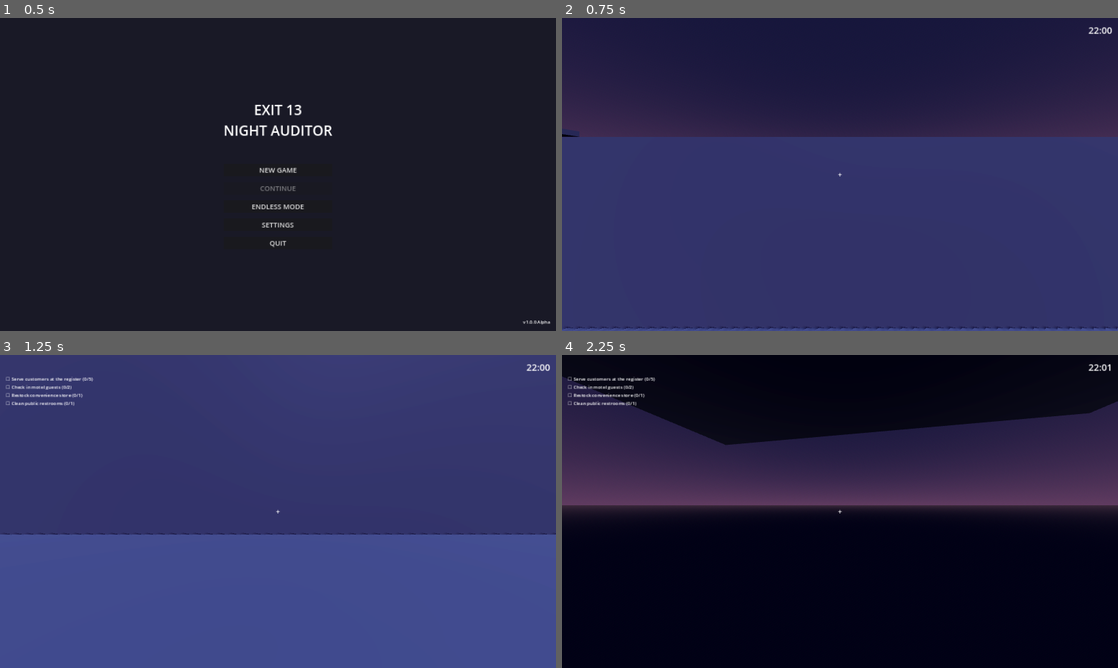
Above: before the commit, frames 1-4 (two rows, left to right).
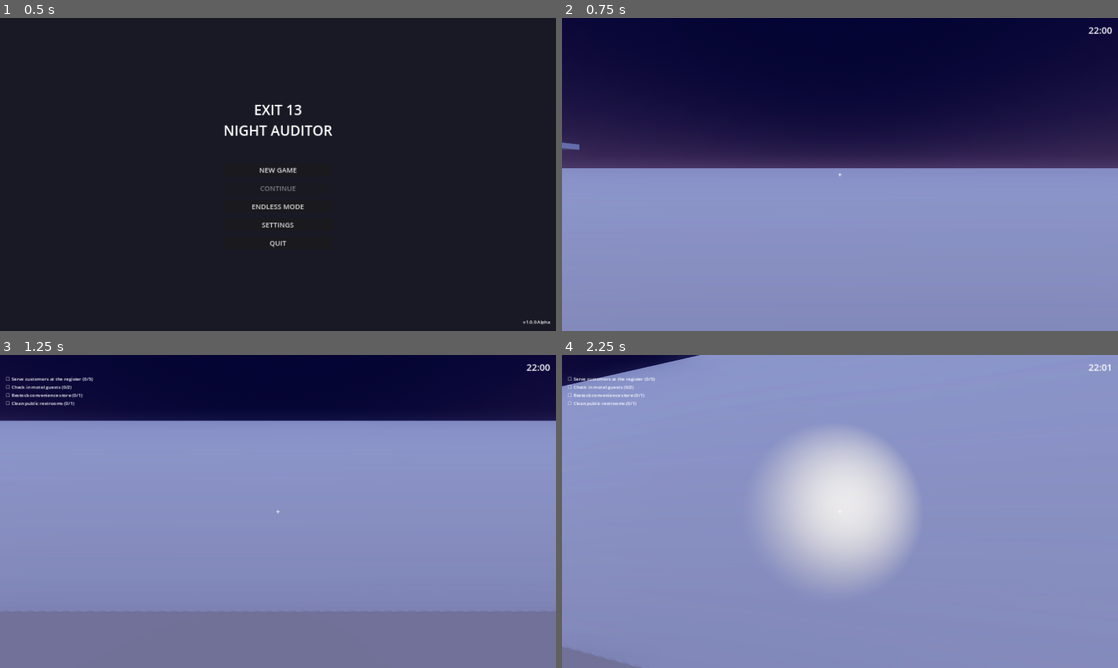
Above: after the commit, the same moments.

Repository: dolfrizzlersigma-crypto/e
Game: Godot game, scene res://scenes/ui/main_menu.tscn
The game is run twice, just before and just after one commit, with the same random seed, the same clock (stepped at 60 frames per second) and the same inputs.
Inputs (mouse positions are in pixels of both pictures, inside the frame that each line leads up to):
- Up to frame 1 (0.5 s): no input
- Up to frame 2 (0.75 s): click "NEW GAME" at 0.5 s
- Up to frame 3 (1.25 s): no input
- Up to frame 4 (2.25 s): move the mouse to (867, 511) at 1.27 s; hold Ctrl (crouch) 1.28-2.03 s; hold W (move_forward) from 1.28 s (still down); tap Space (jump) at 1.52 s; move the mouse to (812, 511) at 2.02 s; tap F (flashlight) at 2.1 s

Frame 1 is identical in both runs. In frame 2, 58% of the frame differs, in the area x 0-100%, y 37-100%; in frame 3, 100%; in frame 4, 100%, in the area x 0-100%, y 0-100%.

Commit message:
Fix collision, materials, and game initialization for main game scene
Agent-Logs-Url: https://github.com/dolfrizzlersigma-crypto/e/sessions/56d32e8b-f785-4283-93fb-2465e9491a65

Co-authored-by: dolfrizzlersigma-crypto <269368616+dolfrizzlersigma-crypto@users.noreply.github.com>

Diff:
--- a/scenes/gameplay/main_game.tscn
+++ b/scenes/gameplay/main_game.tscn
@@ -9,10 +9,10 @@
 [ext_resource type="PackedScene" uid="uid://pause_menu" path="res://scenes/ui/pause_menu.tscn" id="6"]
 
 [sub_resource type="ProceduralSkyMaterial" id="ProceduralSkyMaterial_1"]
-sky_top_color = Color(0.1, 0.1, 0.2, 1)
-sky_horizon_color = Color(0.3, 0.2, 0.3, 1)
-ground_bottom_color = Color(0.05, 0.05, 0.1, 1)
-ground_horizon_color = Color(0.2, 0.15, 0.2, 1)
+sky_top_color = Color(0.05, 0.05, 0.15, 1)
+sky_horizon_color = Color(0.2, 0.15, 0.25, 1)
+ground_bottom_color = Color(0.02, 0.02, 0.08, 1)
+ground_horizon_color = Color(0.15, 0.1, 0.2, 1)
 
 [sub_resource type="Sky" id="Sky_1"]
 sky_material = SubResource("ProceduralSkyMaterial_1")
@@ -21,13 +21,48 @@
 background_mode = 2
 sky = SubResource("Sky_1")
 ambient_light_source = 3
-ambient_light_color = Color(0.3, 0.3, 0.4, 1)
-ambient_light_energy = 0.5
+ambient_light_color = Color(0.25, 0.25, 0.35, 1)
+ambient_light_energy = 0.4
 tonemap_mode = 2
 glow_enabled = true
+glow_intensity = 0.8
+glow_strength = 1.2
+glow_bloom = 0.3
 fog_enabled = true
-fog_light_color = Color(0.4, 0.4, 0.5, 1)
-fog_density = 0.001
+fog_light_color = Color(0.3, 0.3, 0.4, 1)
+fog_density = 0.002
+fog_height = 5.0
+fog_height_density = 0.5
+
+[sub_resource type="StandardMaterial3D" id="GroundMaterial"]
+albedo_color = Color(0.15, 0.15, 0.15, 1)
+roughness = 0.9
+metallic = 0.0
+
+[sub_resource type="StandardMaterial3D" id="FloorMaterial"]
+albedo_color = Color(0.8, 0.8, 0.75, 1)
+roughness = 0.7
+metallic = 0.1
+
+[sub_resource type="StandardMaterial3D" id="WallMaterial"]
+albedo_color = Color(0.85, 0.85, 0.8, 1)
+roughness = 0.8
+metallic = 0.0
+
+[sub_resource type="StandardMaterial3D" id="CounterMaterial"]
+albedo_color = Color(0.4, 0.35, 0.3, 1)
+roughness = 0.6
+metallic = 0.2
+
+[sub_resource type="StandardMaterial3D" id="CanopyMaterial"]
+albedo_color = Color(0.9, 0.9, 0.9, 1)
+roughness = 0.5
+metallic = 0.3
+
+[sub_resource type="StandardMaterial3D" id="PumpMaterial"]
+albedo_color = Color(0.8, 0.2, 0.2, 1)
+roughness = 0.4
+metallic = 0.5
 
 [node name="MainGame" type="Node3D"]
 script = ExtResource("0")
@@ -36,81 +71,132 @@
 environment = SubResource("Environment_1")
 
 [node name="DirectionalLight3D" type="DirectionalLight3D" parent="."]
-transform = Transform3D(0.866025, -0.433013, 0.25, 0, 0.5, 0.866025, -0.5, -0.75, 0.433013, 0, 10, 0)
-light_color = Color(0.6, 0.7, 1, 1)
-light_energy = 0.3
-shadow_enabled = true
+transform = Transform3D(0.866025, -0.433013, 0.25, 0, 0.5, 0.866025, -0.5, -0.75, 0.433013, 0, 15, 0)
+light_color = Color(0.55, 0.65, 1, 1)
+light_energy = 0.4
+shadow_enabled = true
+shadow_bias = 0.05
+shadow_blur = 1.5
 
 [node name="Exit13Plaza" type="Node3D" parent="."]
 
 [node name="Ground" type="CSGBox3D" parent="Exit13Plaza"]
 transform = Transform3D(1, 0, 0, 0, 1, 0, 0, 0, 1, 0, -0.5, 0)
+use_collision = true
+collision_layer = 1
+collision_mask = 1
 size = Vector3(50, 1, 50)
+material = SubResource("GroundMaterial")
 
 [node name="ConvenienceStore" type="Node3D" parent="Exit13Plaza"]
 transform = Transform3D(1, 0, 0, 0, 1, 0, 0, 0, 1, 0, 0, -10)
 
 [node name="Floor" type="CSGBox3D" parent="Exit13Plaza/ConvenienceStore"]
+use_collision = true
+collision_layer = 1
+collision_mask = 1
 size = Vector3(12, 0.1, 15)
+material = SubResource("FloorMaterial")
 
 [node name="Walls" type="CSGBox3D" parent="Exit13Plaza/ConvenienceStore"]
 transform = Transform3D(1, 0, 0, 0, 1, 0, 0, 0, 1, 0, 1.5, 0)
+use_collision = true
+collision_layer = 1
+collision_mask = 1
 size = Vector3(12, 3, 15)
+material = SubResource("WallMaterial")
+
+[node name="WallHole" type="CSGBox3D" parent="Exit13Plaza/ConvenienceStore/Walls"]
+operation = 2
+size = Vector3(11, 2.5, 14)
 
 [node name="Ceiling" type="CSGBox3D" parent="Exit13Plaza/ConvenienceStore"]
 transform = Transform3D(1, 0, 0, 0, 1, 0, 0, 0, 1, 0, 3, 0)
+use_collision = true
+collision_layer = 1
+collision_mask = 1
 size = Vector3(12, 0.1, 15)
+material = SubResource("WallMaterial")
 
 [node name="Counter" type="CSGBox3D" parent="Exit13Plaza/ConvenienceStore"]
 transform = Transform3D(1, 0, 0, 0, 1, 0, 0, 0, 1, 0, 0.5, -5)
+use_collision = true
+collision_layer = 1
+collision_mask = 1
 size = Vector3(3, 1, 1)
+material = SubResource("CounterMaterial")
 
 [node name="StoreLights" type="Node3D" parent="Exit13Plaza/ConvenienceStore"]
 
 [node name="Light1" type="OmniLight3D" parent="Exit13Plaza/ConvenienceStore/StoreLights"]
 transform = Transform3D(1, 0, 0, 0, 1, 0, 0, 0, 1, -3, 2.8, 0)
-light_color = Color(1, 0.95, 0.8, 1)
-omni_range = 8.0
+light_color = Color(1, 0.95, 0.85, 1)
+light_energy = 1.5
+omni_range = 10.0
+shadow_enabled = true
 
 [node name="Light2" type="OmniLight3D" parent="Exit13Plaza/ConvenienceStore/StoreLights"]
 transform = Transform3D(1, 0, 0, 0, 1, 0, 0, 0, 1, 3, 2.8, 0)
-light_color = Color(1, 0.95, 0.8, 1)
-omni_range = 8.0
+light_color = Color(1, 0.95, 0.85, 1)
+light_energy = 1.5
+omni_range = 10.0
+shadow_enabled = true
 
 [node name="MotelSection" type="Node3D" parent="Exit13Plaza"]
 transform = Transform3D(1, 0, 0, 0, 1, 0, 0, 0, 1, 15, 0, 0)
 
 [node name="MotelFloor" type="CSGBox3D" parent="Exit13Plaza/MotelSection"]
+use_collision = true
+collision_layer = 1
+collision_mask = 1
 size = Vector3(8, 0.1, 20)
+material = SubResource("FloorMaterial")
 
 [node name="MotelWalls" type="CSGBox3D" parent="Exit13Plaza/MotelSection"]
 transform = Transform3D(1, 0, 0, 0, 1, 0, 0, 0, 1, 0, 1.5, 0)
+use_collision = true
+collision_layer = 1
+collision_mask = 1
 size = Vector3(8, 3, 20)
+material = SubResource("WallMaterial")
 
 [node name="FuelForecourt" type="Node3D" parent="Exit13Plaza"]
 transform = Transform3D(1, 0, 0, 0, 1, 0, 0, 0, 1, -15, 0, 0)
 
 [node name="Canopy" type="CSGBox3D" parent="Exit13Plaza/FuelForecourt"]
 transform = Transform3D(1, 0, 0, 0, 1, 0, 0, 0, 1, 0, 4, 0)
+use_collision = true
+collision_layer = 1
+collision_mask = 1
 size = Vector3(10, 0.2, 12)
+material = SubResource("CanopyMaterial")
 
 [node name="Pump1" type="CSGBox3D" parent="Exit13Plaza/FuelForecourt"]
 transform = Transform3D(1, 0, 0, 0, 1, 0, 0, 0, 1, -3, 0.75, 0)
+use_collision = true
+collision_layer = 1
+collision_mask = 1
 size = Vector3(0.5, 1.5, 0.3)
+material = SubResource("PumpMaterial")
 
 [node name="Pump2" type="CSGBox3D" parent="Exit13Plaza/FuelForecourt"]
 transform = Transform3D(1, 0, 0, 0, 1, 0, 0, 0, 1, 3, 0.75, 0)
+use_collision = true
+collision_layer = 1
+collision_mask = 1
 size = Vector3(0.5, 1.5, 0.3)
+material = SubResource("PumpMaterial")
 
 [node name="CanopyLights" type="SpotLight3D" parent="Exit13Plaza/FuelForecourt"]
-transform = Transform3D(1, 0, 0, 0, -1, 0, 0, 0, -1, 0, 4, 0)
-light_color = Color(1, 1, 1, 1)
-light_energy = 2.0
-spot_range = 10.0
-spot_angle = 60.0
+transform = Transform3D(1, 0, 0, 0, -1, 0, 0, 0, -1, 0, 3.9, 0)
+light_color = Color(1, 1, 0.95, 1)
+light_energy = 3.0
+spot_range = 12.0
+spot_angle = 65.0
+shadow_enabled = true
 
 [node name="Player" parent="." instance=ExtResource("1")]
-transform = Transform3D(1, 0, 0, 0, 1, 0, 0, 0, 1, 0, 1, 0)
+transform = Transform3D(1, 0, 0, 0, 1, 0, 0, 0, 1, 0, 1.5, 0)
 
 [node name="Systems" type="Node" parent="."]
 
Not shown: 1 places in scenes/gameplay/main_game.tscn that only renumber resources
